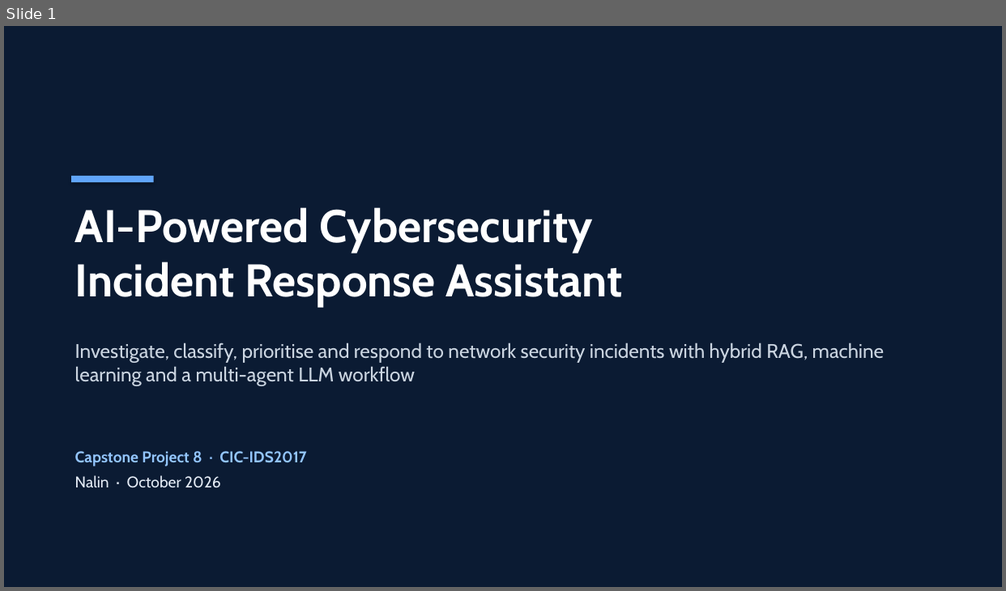
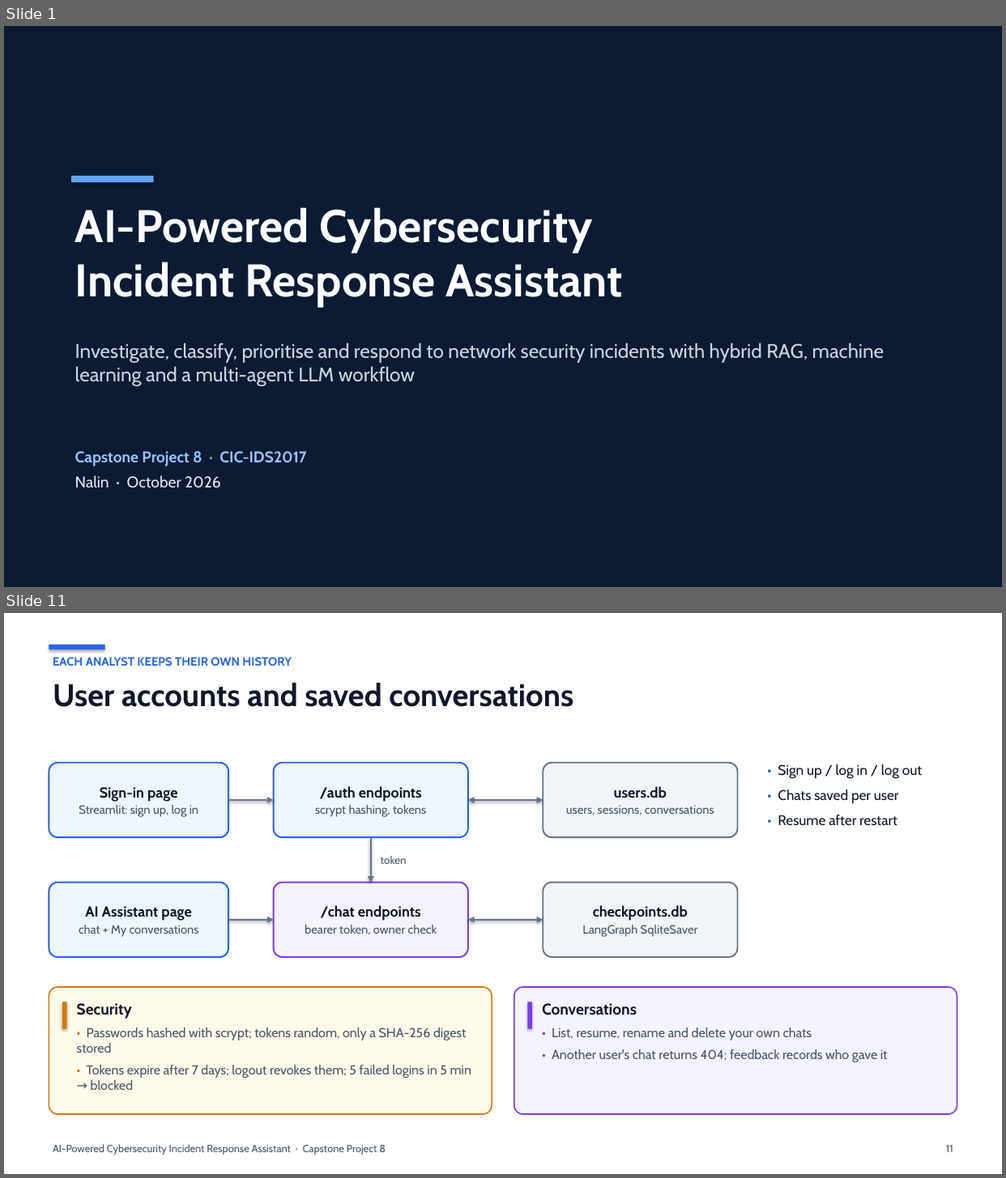
Before and after one commit to nlnkrthk/Cybersecurity-assistant, a slide deck: presentation/Project_Presentation.pptx. Shown one above the other, each under a label of ours: slide 1 before the commit, slides 1 and 11 after it; the slides between them are not shown. The pictures are 1006x591 and 1006x1178 pixels, drawn with LibreOffice and Linux fonts; fonts in the diff are those of the drawing. Boxes give left, top, right and bottom in pixels: in the first picture for what was removed or moved away, otherwise in the second. Text is boxed around its words. In the diff, an @@ line names an element or a change of style, - is before the commit and + after.

```diff
--- a/presentation/Project_Presentation.pptx
+++ b/presentation/Project_Presentation.pptx
@@ slide 11 added at (x1=4, y1=613, x2=1002, y2=1174), background #FFFFFF @@
@@ rectangle added at (x1=49, y1=645, x2=105, y2=649), fill #2563EB @@
@@ text added at (x1=53, y1=657, x2=292, y2=666), 11.5 pt, text #2563EB, bold @@
+EACH ANALYST KEEPS THEIR OWN HISTORY
@@ text added at (x1=53, y1=683, x2=573, y2=707), 30 pt, text #0F172A, bold @@
+User accounts and saved conversations
@@ rounded rectangle added at (x1=49, y1=763, x2=228, y2=837), fill #EFF6FF, outline #2563EB 1.5 pt @@
@@ rounded rectangle added at (x1=274, y1=763, x2=468, y2=837), fill #EFF6FF, outline #2563EB 1.5 pt @@
@@ rounded rectangle added at (x1=543, y1=763, x2=738, y2=837), fill #F1F5F9, outline #64748B 1.5 pt @@
@@ text added at (x1=778, y1=764, x2=922, y2=826), 13.5 pt, text #0F172A @@
+• Sign up / log in / log out
+• Chats saved per user
+• Resume after restart
@@ text added at (x1=79, y1=787, x2=198, y2=817), 11.5 pt, text #475569 @@
+Sign-in page
+Streamlit: sign up, log in
@@ arrow added from (228, 800) to (274, 800), #64748B 1.75 pt @@
@@ text added at (x1=315, y1=786, x2=426, y2=817), 11.5 pt, text #475569 @@
+/auth endpoints
+scrypt hashing, tokens
@@ double arrow added from (468, 800) to (543, 800), #64748B 1.75 pt @@
@@ text added at (x1=566, y1=786, x2=714, y2=815), 11.5 pt, text #475569 @@
+users.db
+users, sessions, conversations
@@ arrow added from (371, 837) to (371, 883), #64748B 1.75 pt @@
@@ text added at (x1=381, y1=856, x2=407, y2=864), 10.5 pt, text #475569 @@
+token
@@ rounded rectangle added at (x1=49, y1=883, x2=228, y2=957), fill #EFF6FF, outline #2563EB 1.5 pt @@
@@ rounded rectangle added at (x1=274, y1=883, x2=468, y2=957), fill #F5F3FF, outline #7C3AED 1.5 pt @@
@@ rounded rectangle added at (x1=543, y1=883, x2=738, y2=957), fill #F1F5F9, outline #64748B 1.5 pt @@
@@ text added at (x1=79, y1=906, x2=199, y2=937), 11.5 pt, text #475569 @@
+AI Assistant page
+chat + My conversations
@@ arrow added from (228, 920) to (274, 920), #64748B 1.75 pt @@
@@ text added at (x1=305, y1=905, x2=437, y2=935), 11.5 pt, text #475569 @@
+/chat endpoints
+bearer token, owner check
@@ double arrow added from (468, 920) to (543, 920), #64748B 1.75 pt @@
@@ text added at (x1=582, y1=905, x2=698, y2=937), 11.5 pt, text #475569 @@
+checkpoints.db
+LangGraph SqliteSaver
@@ rounded rectangle added at (x1=49, y1=987, x2=492, y2=1114), fill #FFFBEB, outline #D97706 1.25 pt @@
@@ rounded rectangle added at (x1=514, y1=987, x2=957, y2=1114), fill #F5F3FF, outline #7C3AED 1.25 pt @@
@@ rectangle added at (x1=62, y1=1003, x2=67, y2=1029), fill #D97706 @@
@@ text added at (x1=77, y1=1003, x2=471, y2=1090), 12.5 pt, text #475569 @@
+Security
+• Passwords hashed with scrypt; tokens random, only a SHA-256 digest stored
+• Tokens expire after 7 days; logout revokes them; 5 failed logins in 5 min → blocked
@@ rectangle added at (x1=528, y1=1003, x2=533, y2=1029), fill #7C3AED @@
@@ text added at (x1=542, y1=1003, x2=888, y2=1063), 12.5 pt, text #475569 @@
+Conversations
+• List, resume, rename and delete your own chats
+• Another user's chat returns 404; feedback records who gave it
@@ text added at (x1=53, y1=1144, x2=386, y2=1155), 10 pt, text #475569 @@
+AI-Powered Cybersecurity Incident Response Assistant · Capstone Project 8
@@ text added at (x1=946, y1=1145, x2=953, y2=1152), 10 pt, text #475569 @@
+11
```
Also in this commit, not shown: 5 slides changed, 8 other slides added, 8 slides removed, 2 other files.
